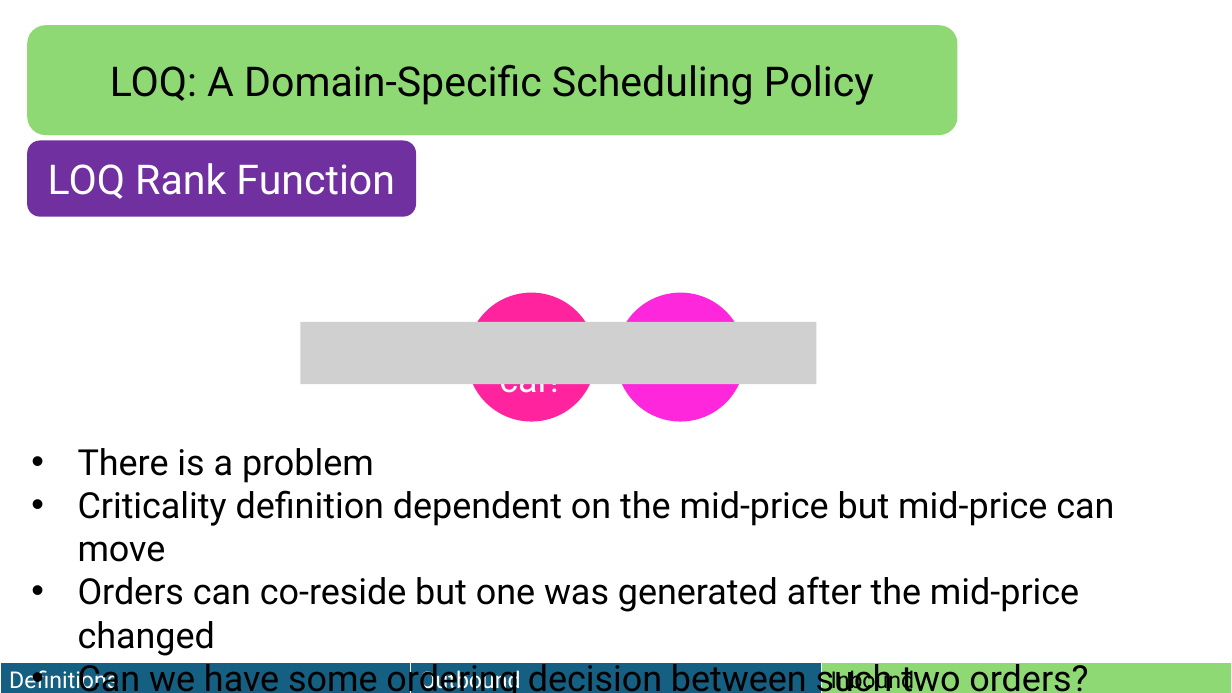
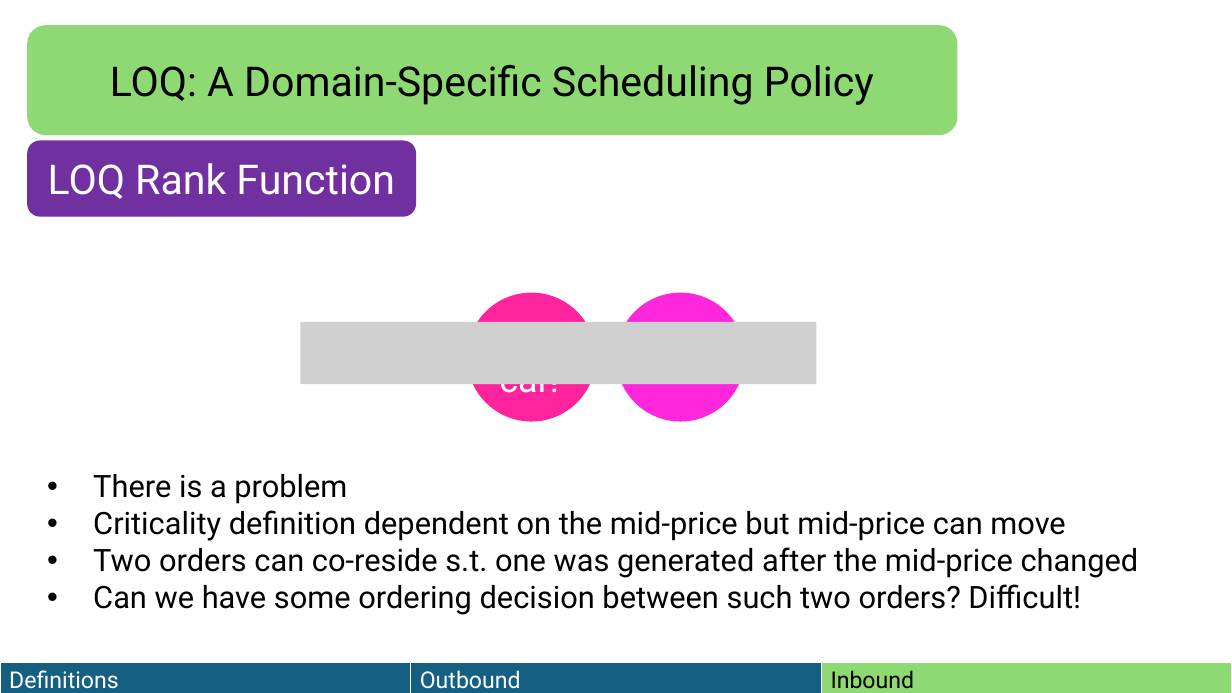
Before and after one commit to HaseebLUMS/Onyx-Presentation, a slide deck: slide 100 of thesis-latency-fairness.pptx. Drawn at 1232x693 pixels with LibreOffice and Linux fonts; fonts in the diff are those of the drawing; grey boxes stand for pictures. Boxes give left, top, right and bottom in pixels: in the first picture for what was removed or moved away, otherwise in the second. Text is boxed around its words. In the diff, an @@ line names an element or a change of style, - is before the commit and + after.

Commit message:
updated presentation

```diff
--- a/thesis-latency-fairness.pptx
+++ b/thesis-latency-fairness.pptx
@@ text "There is a problem": place and size @@
-text "There is a problem" at [78, 448, 1114, 693]
+text "There is a problem" at [93, 474, 1139, 615]
@@ text at [93, 474, 1081, 615]: size 28 to 24 pt in "There is a problem", "Criticality definition dependent on the mid-price but ...", "Can we have some ordering decision between ..." @@
@@ text at [93, 547, 1139, 578]: text changed; size 28 to 24 pt @@
-• Orders can co-reside but one was generated after the mid-price changed
+• Two orders can co-reside s.t. one was generated after the mid-price changed
```
Also in this commit, not shown: 3 other slides changed, 1 slide added.
